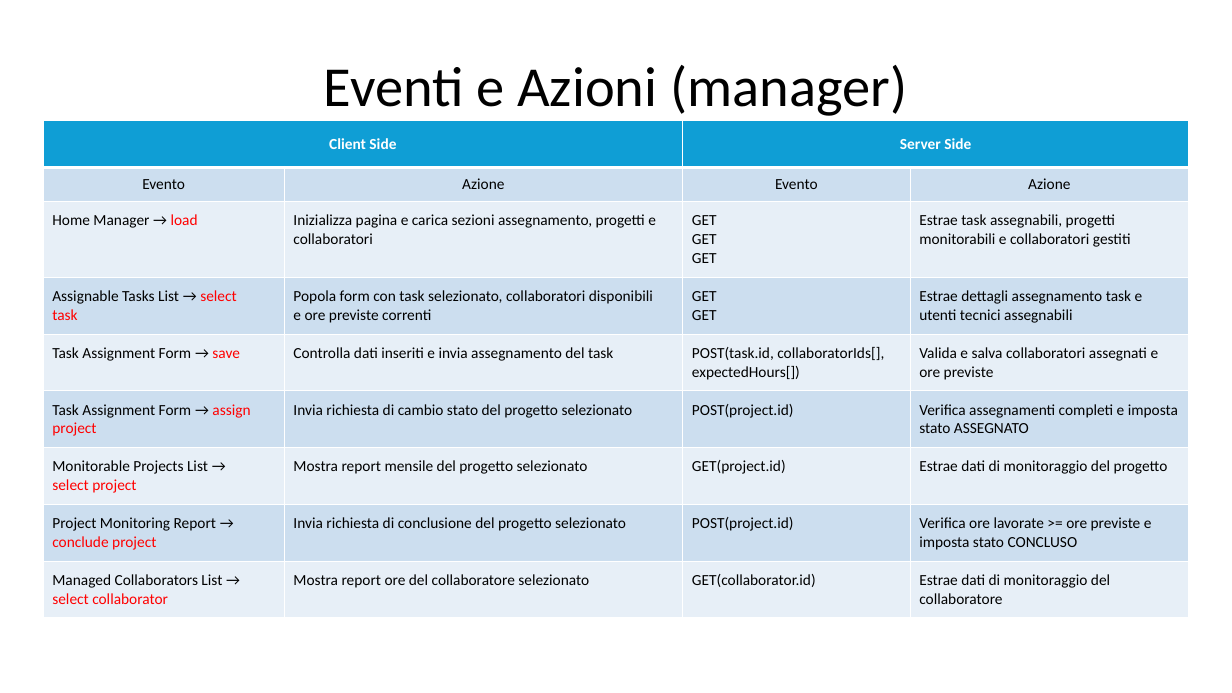
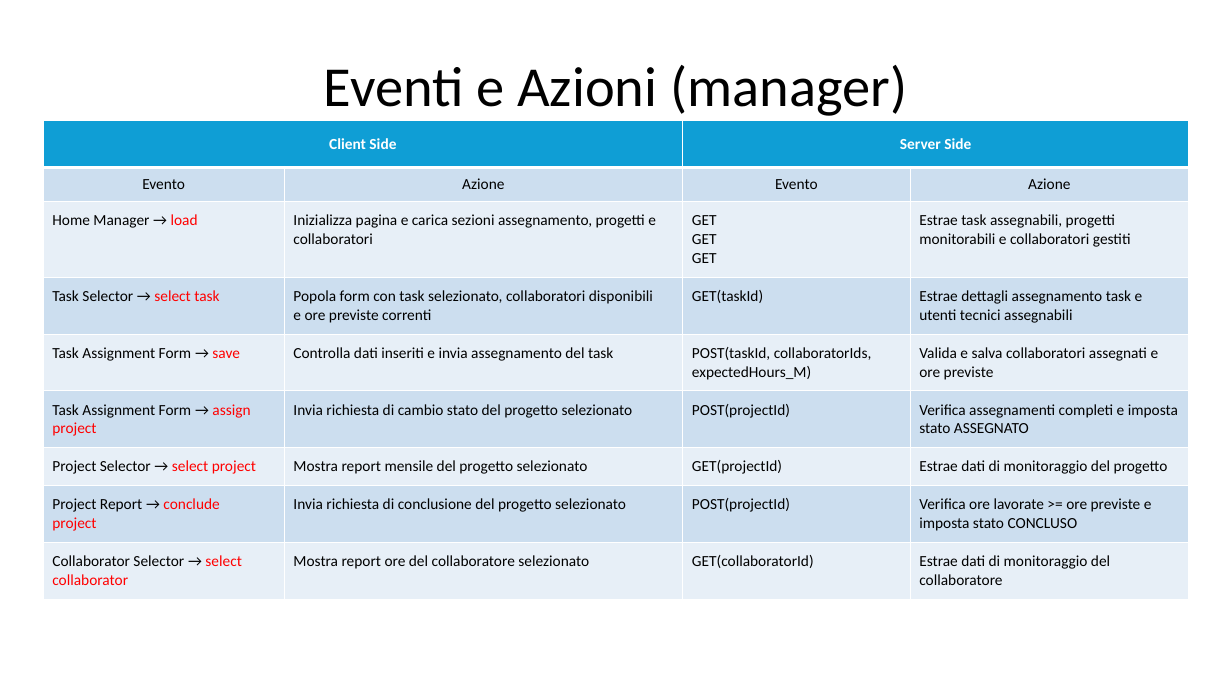
Before and after one commit to gilbertobrambilla/tiw-2026-html, a slide deck: slide 46 of docs/TIW_documentazione.pptx. Drawn at 1232x693 pixels with LibreOffice and Linux fonts; fonts in the diff are those of the drawing. Boxes give left, top, right and bottom in pixels: in the first picture for what was removed or moved away, otherwise in the second. Text is boxed around its words. In the diff, an @@ line names an element or a change of style, - is before the commit and + after.

```diff
--- a/docs/TIW_documentazione.pptx
+++ b/docs/TIW_documentazione.pptx
@@ table at <box>43,120,1189,595</box> @@
-row 4, column 1: Assignable Tasks List → select task
+row 4, column 1: Task Selector → select task
-row 4, column 3: GET / GET
+row 4, column 3: GET(taskId)
-row 5, column 3: POST(task.id, collaboratorIds[], expectedHours[])
+row 5, column 3: POST(taskId, collaboratorIds, expectedHours_M)
-row 6, column 3: POST(project.id)
+row 6, column 3: POST(projectId)
-row 7, column 1: Monitorable Projects List → select project
+row 7, column 1: Project Selector → select project
-row 7, column 3: GET(project.id)
+row 7, column 3: GET(projectId)
-row 8, column 1: Project Monitoring Report → conclude project
+row 8, column 1: Project Report → conclude project
-row 8, column 3: POST(project.id)
+row 8, column 3: POST(projectId)
-row 9, column 1: Managed Collaborators List → select collaborator
+row 9, column 1: Collaborator Selector → select collaborator
-row 9, column 3: GET(collaborator.id)
+row 9, column 3: GET(collaboratorId)
```
Also in this commit, not shown: 11 other slides changed, 4 slides added.
